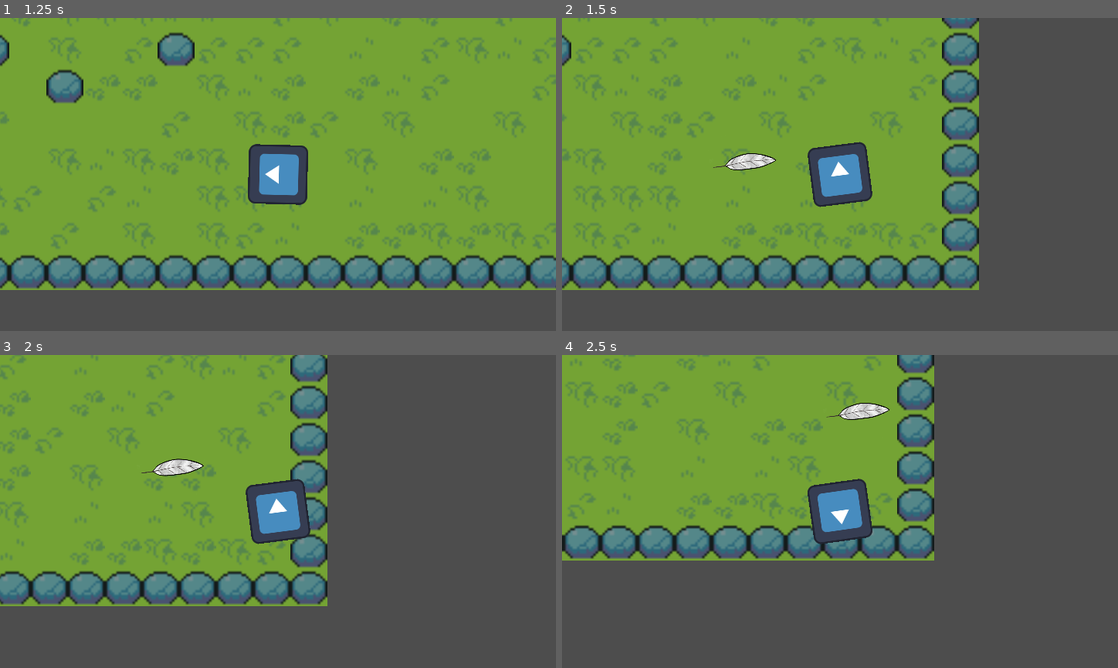
Above: before the commit, frames 1-4 (two rows, left to right).
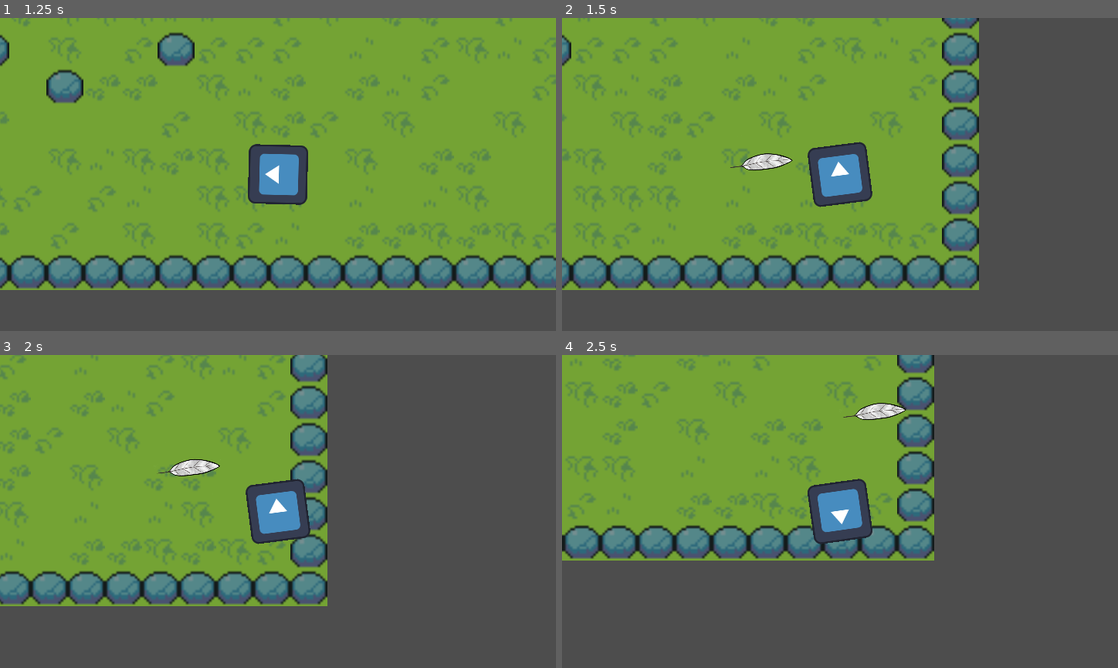
Above: after the commit, the same moments.

Repository: TBfl1pzn/Laughocalypse
Game: Godot game, scene res://main_menu.tscn
The game is run twice, just before and just after one commit, with the same random seed, the same clock (stepped at 60 frames per second) and the same inputs. The project has no main scene, so this scene is started directly. The engine's default icon, where the game draws it, is replaced by a stand-in: a white triangle on a blue panel in a dark square.
Inputs (mouse positions are in pixels of both pictures, inside the frame that each line leads up to):
- Up to frame 1 (1.25 s): click "Play" at 0.5 s
- Up to frame 2 (1.5 s): tap Enter at 1.25 s; move the mouse to (962, 158) at 1.27 s; hold D (move_right) from 1.28 s (still down); hold Space (shoot) from 1.28 s (still down)
- Up to frame 3 (2 s): keep holding D (move_right); keep holding Space (shoot)
- Up to frame 4 (2.5 s): move the mouse to (728, 527) at 2.02 s; release D (move_right) at 2.03 s; release Space (shoot) at 2.03 s; hold Down (move_down) from 2.03 s (still down); tap Space (shoot) at 2.1 s

Frame 1 is identical in both runs. In frame 2, 0.4% of the frame differs, in the area x 27-42%, y 43-49%; in frame 3, 0.4%; in frame 4, 0.4%.

Commit message:
Feather pick up logic

Diff:
--- a/Laughocalypse/project.godot
+++ b/Laughocalypse/project.godot
@@ -14,6 +14,15 @@
 run/main_scene="res:///main_menu.tscn"
 config/features=PackedStringArray("4.2", "Forward Plus")
 config/icon="res://assets/art/godot_icon.svg"
+
+[autoload]
+
+Global="*res://scenes/global.gd"
+
+[debug]
+
+settings/stdout/print_fps=true
+settings/stdout/verbose_stdout=true
 
 [display]
 
--- a/Laughocalypse/scenes/flying_feather.gd
+++ b/Laughocalypse/scenes/flying_feather.gd
@@ -12,6 +12,10 @@
 	if feather_stopped == false:
 		position = position + bullet_speed * direction * delta
 
-
 func _on_timer_timeout():
 	feather_stopped = true
+
+func _on_body_entered(body):
+	if body.is_in_group("Player") && feather_stopped == true:
+		Global.feather_number = 1
+		call_deferred("queue_free")
--- a/Laughocalypse/scenes/flying_feather.tscn
+++ b/Laughocalypse/scenes/flying_feather.tscn
@@ -4,6 +4,7 @@
 [ext_resource type="Texture2D" uid="uid://ded88ie0jm0gs" path="res://assets/art/feather_projectile.png" id="2_bdxxr"]
 
 [sub_resource type="CapsuleShape2D" id="CapsuleShape2D_c7d22"]
+radius = 5.0
 height = 28.0
 
 [node name="FlyingFeather" type="Area2D"]
@@ -14,6 +15,7 @@
 shape = SubResource("CapsuleShape2D_c7d22")
 
 [node name="Feather" type="Sprite2D" parent="."]
+position = Vector2(3.55271e-15, 1)
 rotation = 1.5708
 scale = Vector2(0.1, 0.1)
 texture = ExtResource("2_bdxxr")
@@ -22,4 +24,5 @@
 wait_time = 2.0
 autostart = true
 
+[connection signal="body_entered" from="." to="." method="_on_body_entered"]
 [connection signal="timeout" from="Timer" to="." method="_on_timer_timeout"]
--- /dev/null
+++ b/Laughocalypse/scenes/global.gd
@@ -0,0 +1,3 @@
+extends Node
+# Add all global variables here
+var feather_number = 1
--- a/Laughocalypse/scenes/player.gd
+++ b/Laughocalypse/scenes/player.gd
@@ -2,8 +2,6 @@
 
 @export var speed = 400 # How fast the player will move (pixels/sec).
 var screen_size # Size of the game window.
-var feather = 1
-
 var feather_spawn: Marker2D
 @export var feather_scene: PackedScene
 
@@ -40,8 +38,8 @@
 	position += velocity * delta
 
 	if Input.is_action_pressed("shoot"):
-		if feather == 1:
-			feather -= 1
+		if Global.feather_number == 1:
+			Global.feather_number = 0
 			shoot()
 
 func shoot():
--- a/Laughocalypse/scenes/player.tscn
+++ b/Laughocalypse/scenes/player.tscn
@@ -7,7 +7,7 @@
 [sub_resource type="RectangleShape2D" id="RectangleShape2D_bx400"]
 size = Vector2(25, 26)
 
-[node name="Player" type="CharacterBody2D"]
+[node name="Player" type="CharacterBody2D" groups=["Player"]]
 script = ExtResource("1_wl7nx")
 feather_scene = ExtResource("2_ytu8y")
 
@@ -20,4 +20,4 @@
 texture = ExtResource("2_1btup")
 
 [node name="FeatherSpawn" type="Marker2D" parent="."]
-position = Vector2(20, 0)
+position = Vector2(27, 0)
